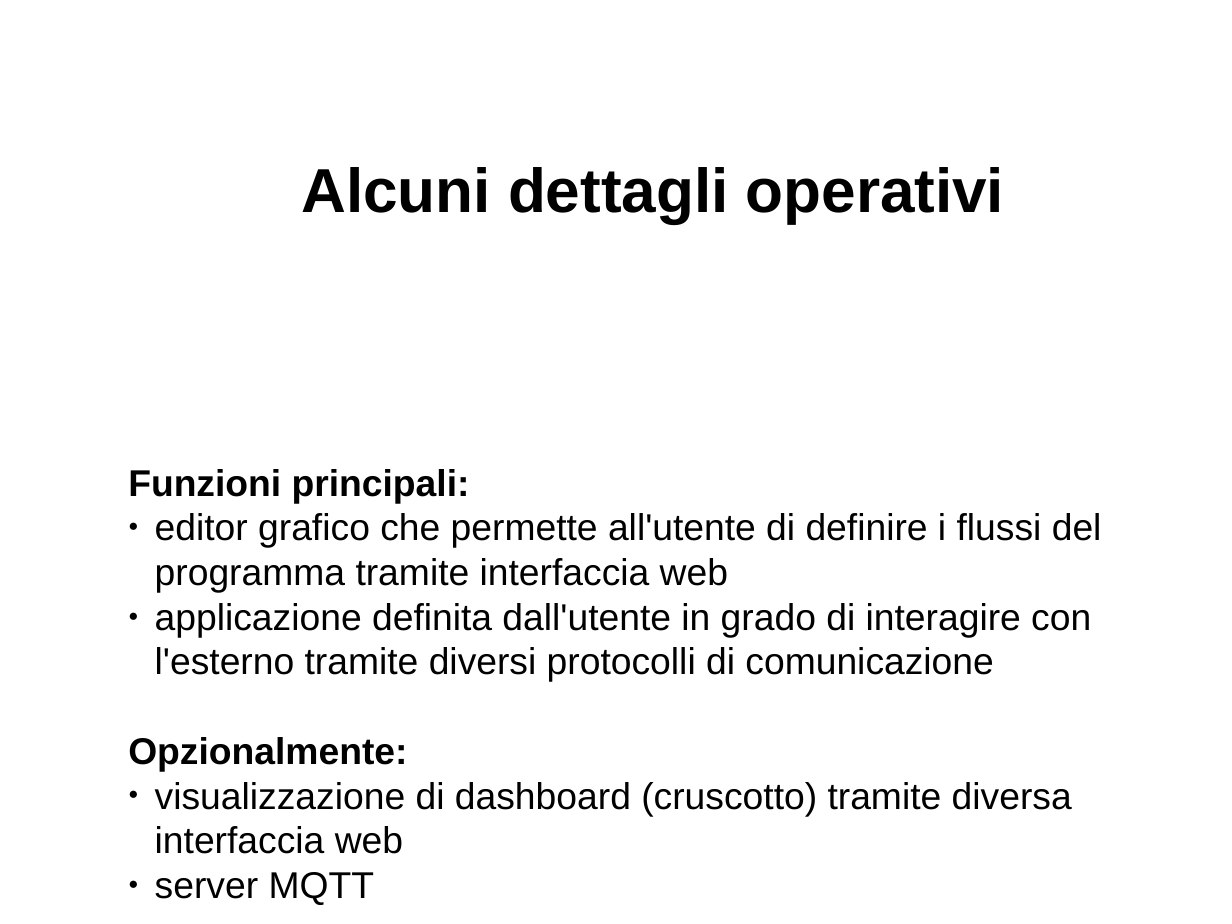
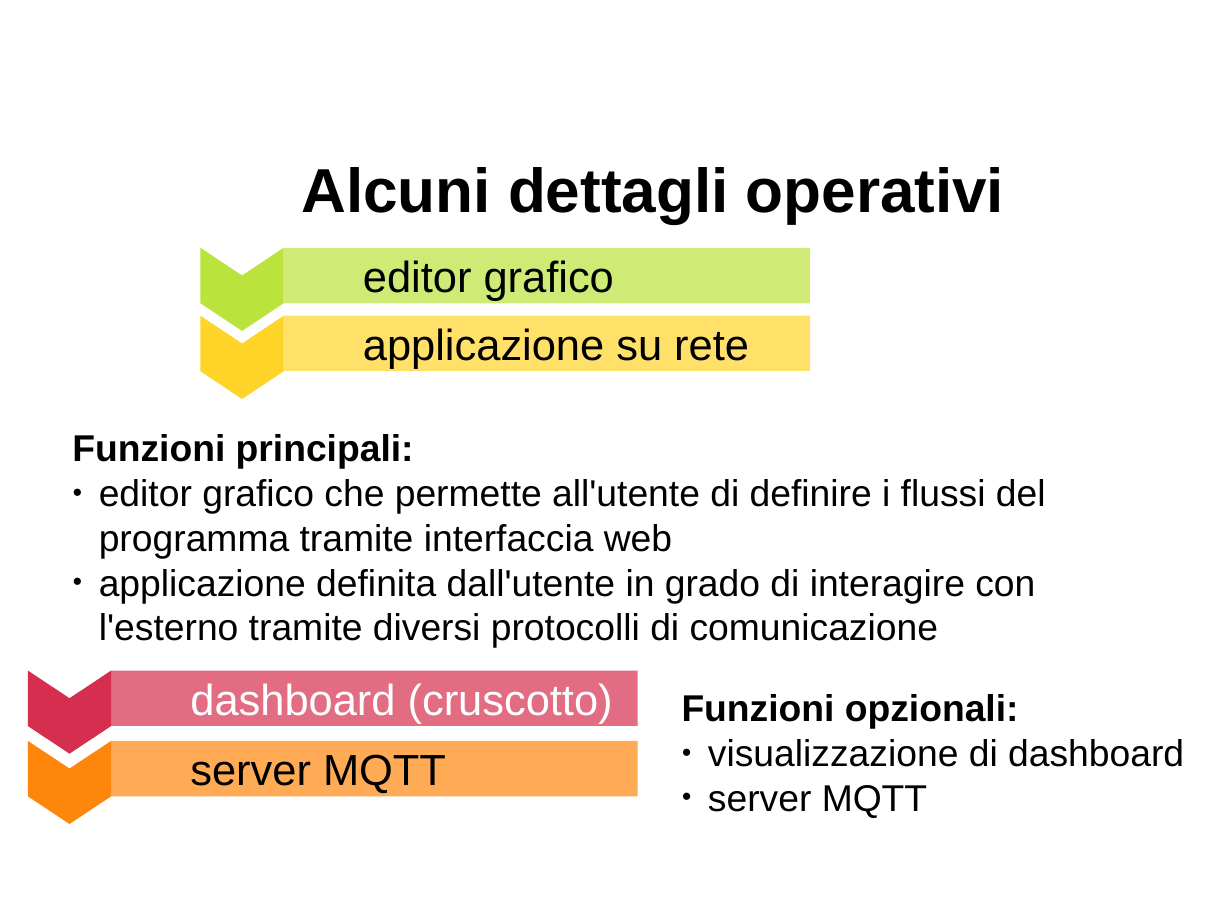
Before and after one commit to davideancona/minicorsiRAISE, a slide deck: slide 7 of iot/NodeRED.odp. Drawn at 1232x924 pixels with LibreOffice and Linux fonts; fonts in the diff are those of the drawing. Boxes give left, top, right and bottom in pixels: in the first picture for what was removed or moved away, otherwise in the second. Text is boxed around its words. In the diff, an @@ line names an element or a change of style, - is before the commit and + after.

```diff
--- a/iot/NodeRED.odp
+++ b/iot/NodeRED.odp
@@ freeform shape added at box(200, 248, 283, 331), fill #BBE33D @@
@@ rounded rectangle added at box(284, 248, 811, 304), fill #BBE33D at 70% opacity, 28 pt, text #000000 @@
+editor grafico
@@ freeform shape added at box(200, 316, 283, 399), fill #FFD428 @@
@@ rounded rectangle added at box(284, 315, 811, 371), fill #FFD428 at 70% opacity, 28 pt, text #000000 @@
+applicazione su rete
@@ text "Funzioni principali:": place and size @@
-text "Funzioni principali:" at box(128, 469, 1102, 854)
+text "Funzioni principali:" at box(72, 434, 1046, 648)
@@ freeform shape added at box(28, 671, 111, 754), fill #D62E4E @@
@@ rounded rectangle added at box(111, 671, 637, 727), fill #D62E4E at 70% opacity, 28 pt, text #FFFFFF @@
+dashboard (cruscotto)
@@ text added at box(682, 694, 1184, 818), 24 pt, text #000000 @@
+Funzioni opzionali:
+● visualizzazione di dashboard
+● server MQTT
@@ freeform shape added at box(28, 741, 111, 824), fill #FF860D @@
@@ rounded rectangle added at box(111, 741, 637, 797), fill #FF860D at 70% opacity, 28 pt, text #000000 @@
+server MQTT
@@ text at box(128, 737, 1072, 854): paragraphs removed @@
-Opzionalmente:
-● visualizzazione di dashboard (cruscotto) tramite diversa interfaccia web
-● server MQTT
```
Also in this commit, not shown: 2 other slides changed, 4 other files.
